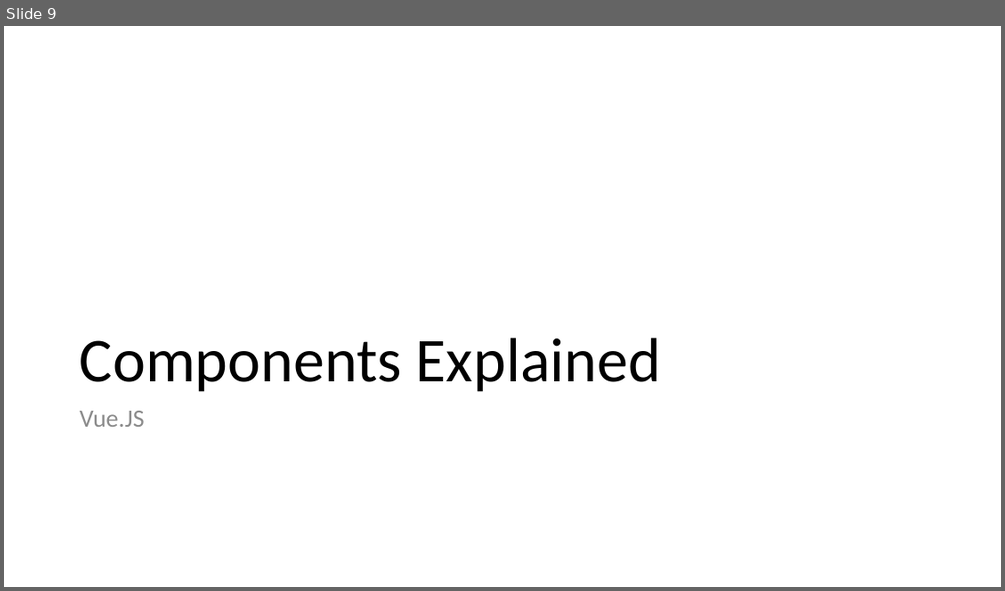
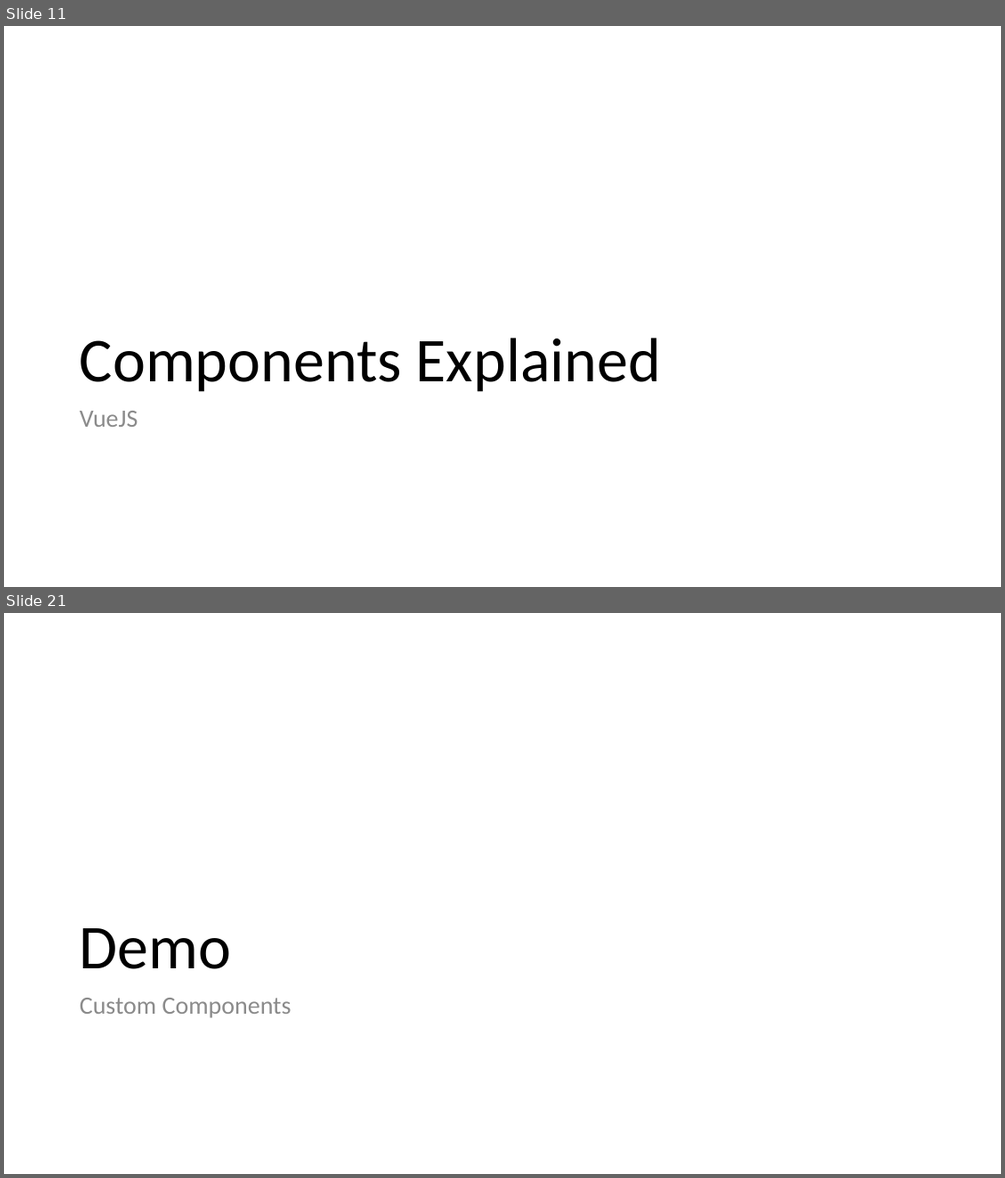
Before and after one commit to 1kevgriff/Workshop-SPA-with-ASPNETCORE-VueJS, a slide deck: Slides/2_VueJS.pptx. Shown one above the other, each under a label of ours: slide 9 before the commit, slides 11 and 21 after it; the slides between them are not shown. The pictures are 1005x591 and 1005x1178 pixels, drawn with LibreOffice and Linux fonts; fonts in the diff are those of the drawing. Boxes give left, top, right and bottom in pixels: in the first picture for what was removed or moved away, otherwise in the second. Text is boxed around its words. In the diff, an @@ line names an element or a change of style, - is before the commit and + after.

```diff
--- a/Slides/2_VueJS.pptx
+++ b/Slides/2_VueJS.pptx
@@ slide 21 added at box(4, 613, 1001, 1174), background #FFFFFF @@
@@ title added at box(80, 928, 232, 969), 60 pt, text #000000 @@
+Demo
@@ text added at box(80, 997, 291, 1018), 24 pt, text #8C8C8C @@
+Custom Components
@@ what was slide 9 is now slide 11 @@
@@ slide 11 changed as well @@
@@ text at box(80, 410, 138, 426): text changed @@
-Vue.JS
+VueJS
```
Also in this commit, not shown: 12 other slides added, 22 other files.
